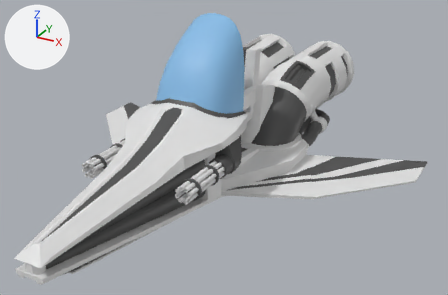
Renders of the FBX model SB-1/Models/SB-1.fbx from each side of a commit.
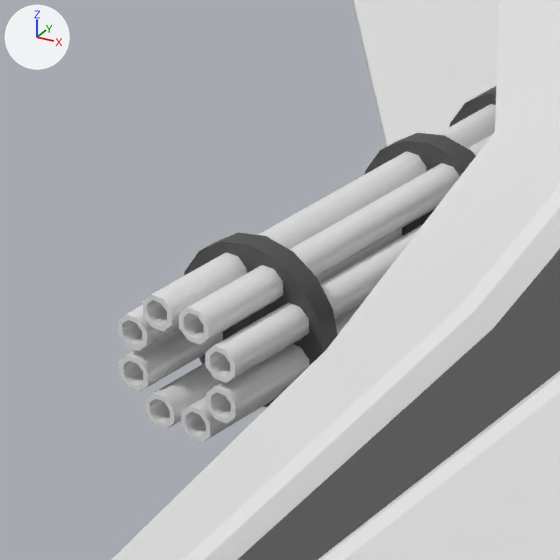
Each version appears first whole from a 50 mm camera at (2.49, -4.91, 2.4) aimed at (0.19, -0.73, 0.31), and next in a close-up on the part from 15% to 30% of the width and 43% to 65% of the height. Lighting does not change. The marker at upper left points along +X, +Y and +Z. Where no turn or scale is listed for an object, it has been applied to the vertices. Vertices at the same position are counted once.

The first close-up shows 'MiniGunR', 'RightWing2', 'SB-1Body'.
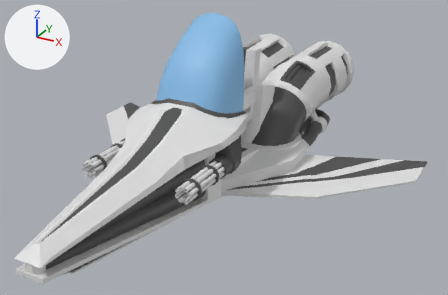
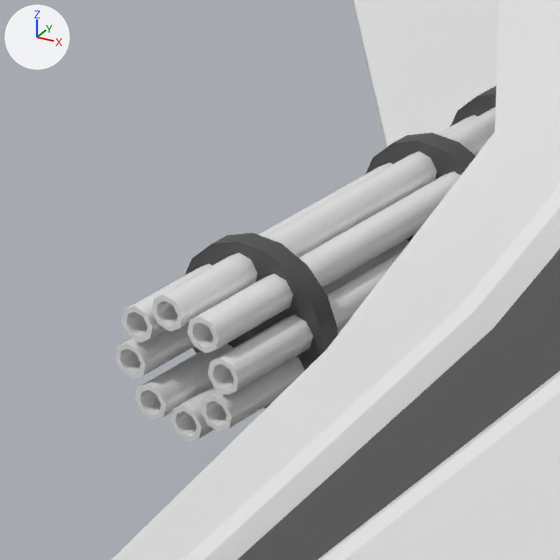
Where the change shows, as pixel boxes (x1, y1, x2, y2) in the close-ups (560 x 560 px; the box of a moved part takes in the faces that stretch with it):
'MiniGunR', reshaped: before (118, 86, 496, 443); after (115, 86, 496, 442)
part 1 of me_cube_005, moved or reshaped: before (184, 233, 338, 407); after (185, 233, 338, 408)
part 2 of me_cube_005, moved or reshaped: before (142, 104, 496, 332); after (152, 107, 496, 332)
part 3 of me_cube_005, moved or reshaped: before (179, 134, 493, 345); after (187, 171, 461, 353)
part 4 of me_cube_005, moved or reshaped: before (205, 225, 422, 383); after (208, 248, 405, 395)
part 5 of me_cube_005, moved or reshaped: before (206, 303, 362, 423); after (201, 328, 343, 432)
part 6 of me_cube_005, moved or reshaped: before (181, 390, 284, 443); after (171, 386, 217, 442)
part 7 of me_cube_005, moved or reshaped: before (145, 363, 222, 429); after (135, 240, 409, 420)
part 8 of me_cube_005, moved or reshaped: before (119, 228, 402, 391); after (115, 323, 194, 379)
part 9 of me_cube_005, moved or reshaped: before (118, 305, 179, 351); after (122, 115, 477, 343)
part 10 of me_cube_005, moved or reshaped: before (365, 133, 476, 236); after (366, 133, 476, 242)
part 11 of me_cube_005, moved or reshaped: before (450, 86, 496, 126); after (450, 86, 496, 127)

The change in detail:
me_cube_005 has 352 vertices, 245 faces and spans x -0.079..0.079, y -0.585..0.0, z -0.079..0.079.
me_cube_005 is used by ob_minigunr; location (-0.417, -1.141, 0.38).
me_cube_005 part 1: the loose piece of 32 vertices spanning x -0.079..0.079, y -0.486..-0.465, z -0.079..0.079 is turned 12.5 degrees about the y axis through its middle.
me_cube_005 part 2: the loose piece of 32 vertices spanning x -0.032..0.001, y -0.585..-0.107, z 0.033..0.066 is turned 12.5 degrees about the y axis through the mesh origin.
me_cube_005 part 3: the loose piece of 32 vertices spanning x 0.007..0.04, y -0.585..-0.107, z 0.03..0.063 is turned 12.5 degrees about the y axis through the mesh origin.
me_cube_005 part 4: the loose piece of 32 vertices spanning x 0.033..0.066, y -0.585..-0.107, z -0.001..0.032 is turned 12.5 degrees about the y axis through the mesh origin.
me_cube_005 part 5: the loose piece of 32 vertices spanning x 0.03..0.063, y -0.585..-0.107, z -0.04..-0.007 is turned 12.5 degrees about the y axis through the mesh origin.
me_cube_005 part 6: the loose piece of 32 vertices spanning x -0.001..0.032, y -0.585..-0.107, z -0.066..-0.033 is turned 12.5 degrees about the y axis through the mesh origin.
me_cube_005 part 7: the loose piece of 32 vertices spanning x -0.04..-0.007, y -0.585..-0.107, z -0.063..-0.03 is turned 12.5 degrees about the y axis through the mesh origin.
me_cube_005 part 8: the loose piece of 32 vertices spanning x -0.066..-0.033, y -0.585..-0.107, z -0.032..0.001 is turned 12.5 degrees about the y axis through the mesh origin.
me_cube_005 part 9: the loose piece of 32 vertices spanning x -0.063..-0.03, y -0.585..-0.107, z 0.007..0.04 is turned 12.5 degrees about the y axis through the mesh origin.
me_cube_005 part 10: the loose piece of 32 vertices spanning x -0.079..0.079, y -0.233..-0.212, z -0.079..0.079 is turned 12.5 degrees about the y axis through its middle.
me_cube_005 part 11: the loose piece of 32 vertices spanning x -0.079..0.079, y -0.107..0.0, z -0.079..0.079 is multiplied about its middle by the matrix ((0.976, 0.0, 0.216), (0.0, 1.126, 0.0), (-0.216, 0.0, 0.976)), then moved by (0.0, 0.007, 0.0).
